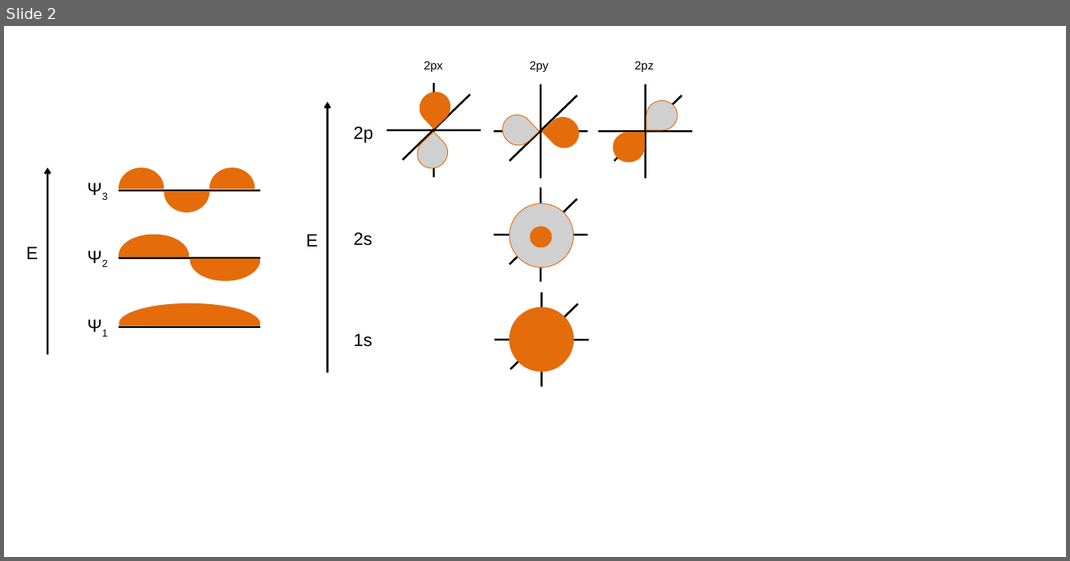
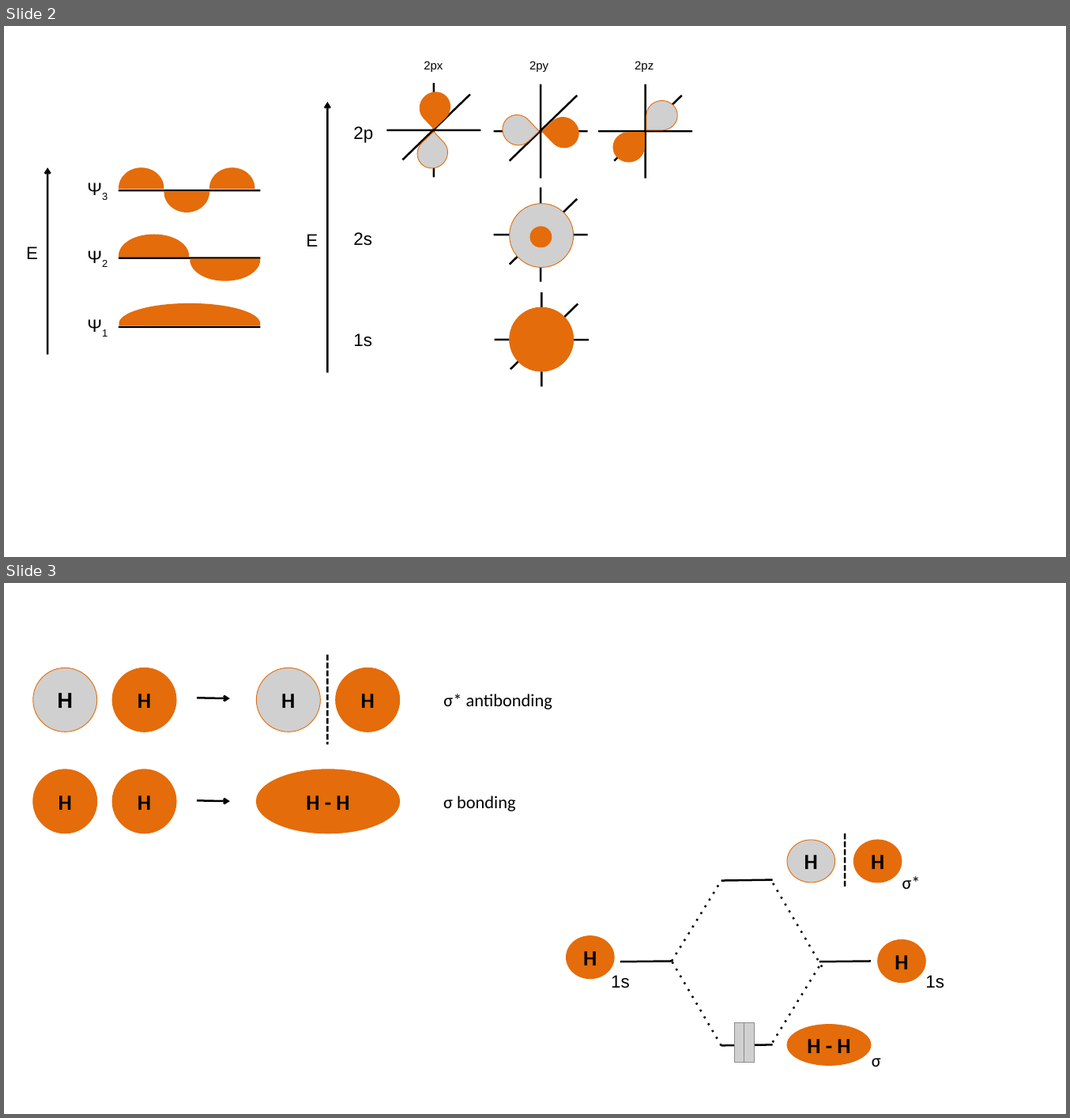
Before and after one commit to ericminikel/cureffi, a slide deck: media/2015/01/ochem-diagrams-02.ppt. Shown one above the other, each under a label of ours: slide 2 before the commit, slides 2 and 3 after it. The pictures are 1070x561 and 1070x1118 pixels, drawn with LibreOffice and Linux fonts; fonts in the diff are those of the drawing; grey boxes stand for pictures. Boxes give left, top, right and bottom in pixels: in the first picture for what was removed or moved away, otherwise in the second. Text is boxed around its words. In the diff, an @@ line names an element or a change of style, - is before the commit and + after.

```diff
--- a/media/2015/01/ochem-diagrams-02.ppt
+++ b/media/2015/01/ochem-diagrams-02.ppt
@@ slide 3 added at (4,583,1066,1114), background #FFFFFF @@
@@ picture added at (33,668,96,732), 22 pt, text #000000, bold @@
+H
@@ ellipse added at (112,668,176,732), fill #E46C0A, outline #E46C0A 0.74 pt, 22 pt, text #000000, bold @@
+H
@@ picture added at (256,668,320,732), 22 pt, text #000000, bold @@
+H
@@ line added from (327, 654) to (327, 744), #000000 2.01 pt dashed @@
@@ ellipse added at (335,668,399,732), fill #E46C0A, outline #E46C0A 0.74 pt, 22 pt, text #000000, bold @@
+H
@@ arrow added from (197, 698) to (230, 698), #000000 2.01 pt @@
@@ text added at (443,694,552,709), 18 pt, text #000000 @@
+σ* antibonding
@@ ellipse added at (33,769,96,833), fill #E46C0A, outline #E46C0A 0.74 pt, 22 pt, text #000000, bold @@
+H
@@ ellipse added at (112,769,176,833), fill #E46C0A, outline #E46C0A 0.74 pt, 22 pt, text #000000, bold @@
+H
@@ ellipse added at (256,769,399,833), fill #E46C0A, outline #E46C0A 0.74 pt, 22 pt, text #000000, bold @@
+H - H
@@ text added at (443,796,515,811), 18 pt, text #000000 @@
+σ bonding
@@ arrow added from (197, 800) to (230, 801), #000000 2.01 pt @@
@@ picture added at (787,840,835,882), 22 pt, text #000000, bold @@
+H
@@ line added from (845, 833) to (845, 886), #000000 2.01 pt dashed @@
@@ ellipse added at (853,840,901,882), fill #E46C0A, outline #E46C0A 0.74 pt, 22 pt, text #000000, bold @@
+H
@@ line added from (672, 961) to (721, 880), #000000 2.01 pt dashed @@
@@ line added from (721, 880) to (773, 879), #000000 2.01 pt @@
@@ line added from (822, 967) to (773, 882), #000000 2.01 pt dashed @@
@@ text added at (902,876,920,889), 18 pt, text #000000 @@
+σ*
@@ ellipse added at (566,935,614,978), fill #E46C0A, outline #E46C0A 0.74 pt, 22 pt, text #000000, bold @@
+H
@@ line added from (620, 961) to (672, 961), #000000 2.01 pt @@
@@ line added from (721, 1045) to (672, 961), #000000 2.01 pt dashed @@
@@ line added from (773, 1043) to (822, 961), #000000 2.01 pt dashed @@
@@ line added from (819, 961) to (871, 961), #000000 2.01 pt @@
@@ ellipse added at (878,940,926,982), fill #E46C0A, outline #E46C0A 0.74 pt, 22 pt, text #000000, bold @@
+H
@@ text added at (611,975,630,988), 18 pt, text #000000 @@
+1s
@@ text added at (925,975,944,988), 18 pt, text #000000 @@
+1s
@@ picture added at (735,1023,745,1062) @@
@@ picture added at (744,1023,754,1062) @@
@@ ellipse added at (787,1024,871,1065), fill #E46C0A, outline #E46C0A 0.74 pt, 22 pt, text #000000, bold @@
+H - H
@@ line added from (721, 1045) to (773, 1044), #000000 2.01 pt @@
@@ text added at (871,1058,881,1066), 18 pt, text #000000 @@
+σ
```
Also in this commit, not shown: 1 other slide added, 1 other file.
